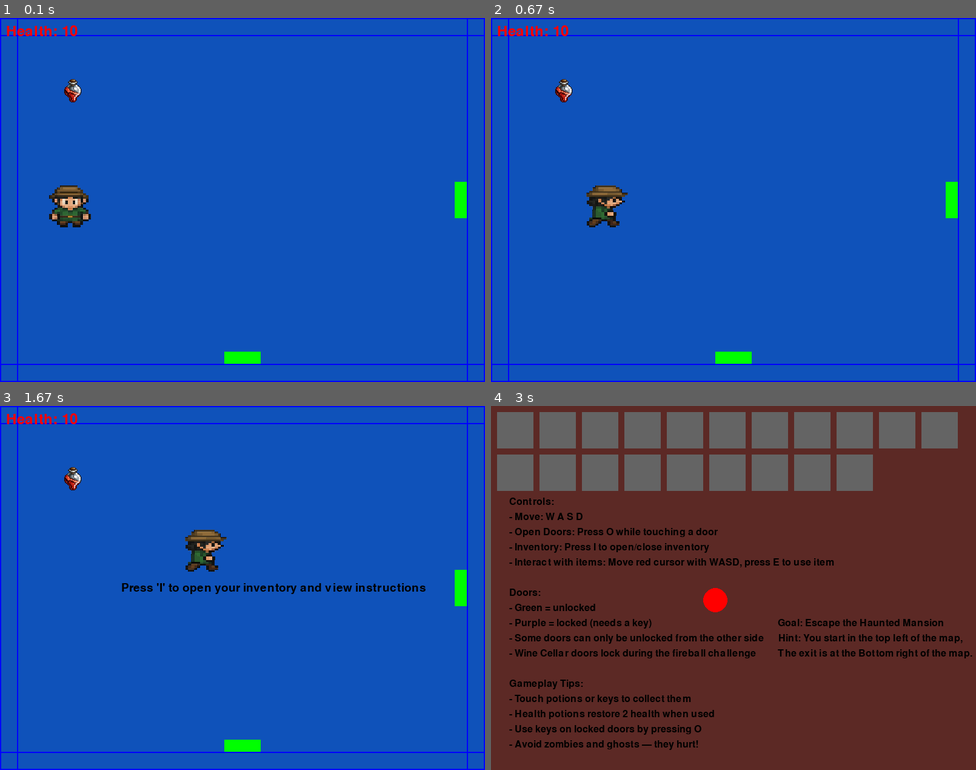
Above: before the commit, frames 1-4 (two rows, left to right).
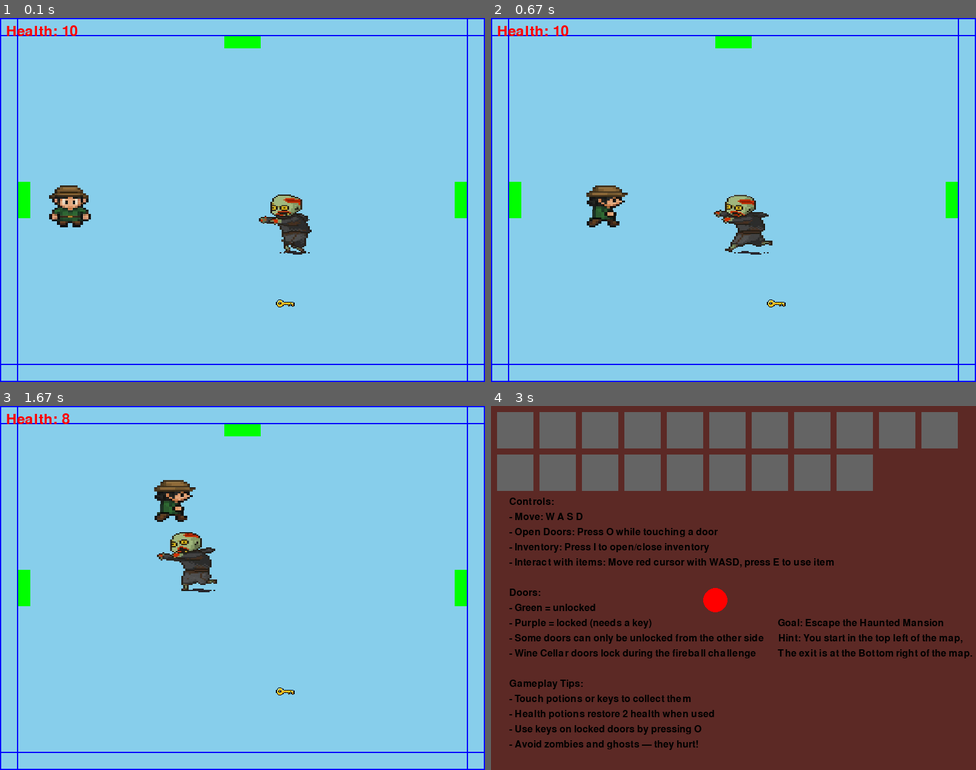
Above: after the commit, the same moments.

Repository: zm-coder-gamer/Haunted-mansion-game
Game: pygame game, started from Ziad_Pygame_FINAL_winner_exit.py
Two runs of this game, one before a commit and one after it. Both use one fixed random seed, a clock stepped at 60 frames per second and the inputs below.
Inputs:
- Up to frame 1 (0.1 s): no input
- Up to frame 2 (0.67 s): hold D from 0.33 s (still down)
- Up to frame 3 (1.67 s): release D at 0.8 s; hold W 0.83-1.13 s; hold D 1.17-1.63 s
- Up to frame 4 (3 s): hold A 1.67-2.2 s; hold S 2.23-2.53 s; tap I at 2.57 s; hold A from 2.9 s (still down)

The runs differ from the first frame. In frame 1, 97% of the frame differs, in the area x 0-100%, y 0-100%; in frame 2, 97%; in frame 3, 97%; in frame 4, nothing differs.

Commit message:
Removed the acid drop class from the main file

Diff:
--- a/Ziad_Pygame_FINAL_winner_exit.py
+++ b/Ziad_Pygame_FINAL_winner_exit.py
@@ -32,20 +32,6 @@
 wine_cellar_challenge_started = False
 wine_cellar_entry_time = None
 
-# === AcidDrop Class ===
-# This class defines a green droplet that moves horizontally across the screen
-# during the acid rain challenge in the Garden Courtyard.
-class AcidDrop(pygame.sprite.Sprite):
-    def __init__(self, x, y, speed):
-        super().__init__()
-        self.image = pygame.Surface((10, 10))
-        self.image.fill((0, 255, 0))  # Green acid drop
-        self.rect = self.image.get_rect(center=(x, y))
-        self.speed = speed
-
-    def update(self):
-        self.rect.x += self.speed
-
 # === Acid Rain Challenge State ===
 acid_drops = pygame.sprite.Group()
 acid_timer = 0
@@ -55,7 +41,7 @@
 acid_challenge_completed = False
 acid_challenge_entry_time = None
 
-current_room = "Grand Entrance" # Player Enters the Mansion
+current_room = "Torture Chamber" # Player Enters the Mansion
 previous_room = None  # Tracks the last room before Inventory
 last_inventory_toggle = 0  # Tracks last time inventory was toggled
 inventory_cooldown = 300  # milliseconds
